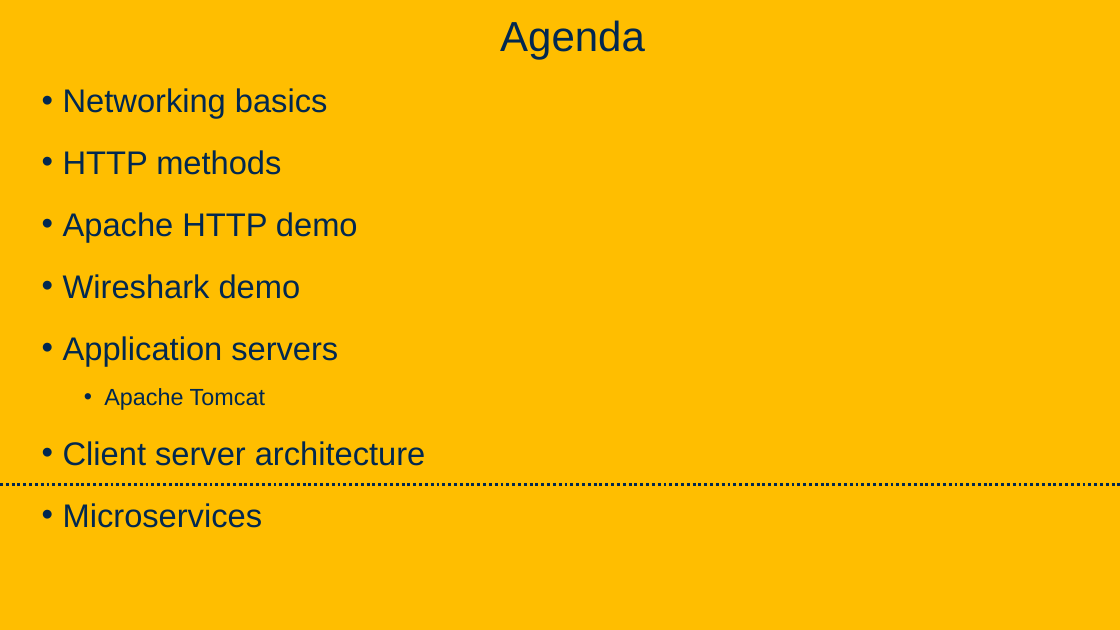
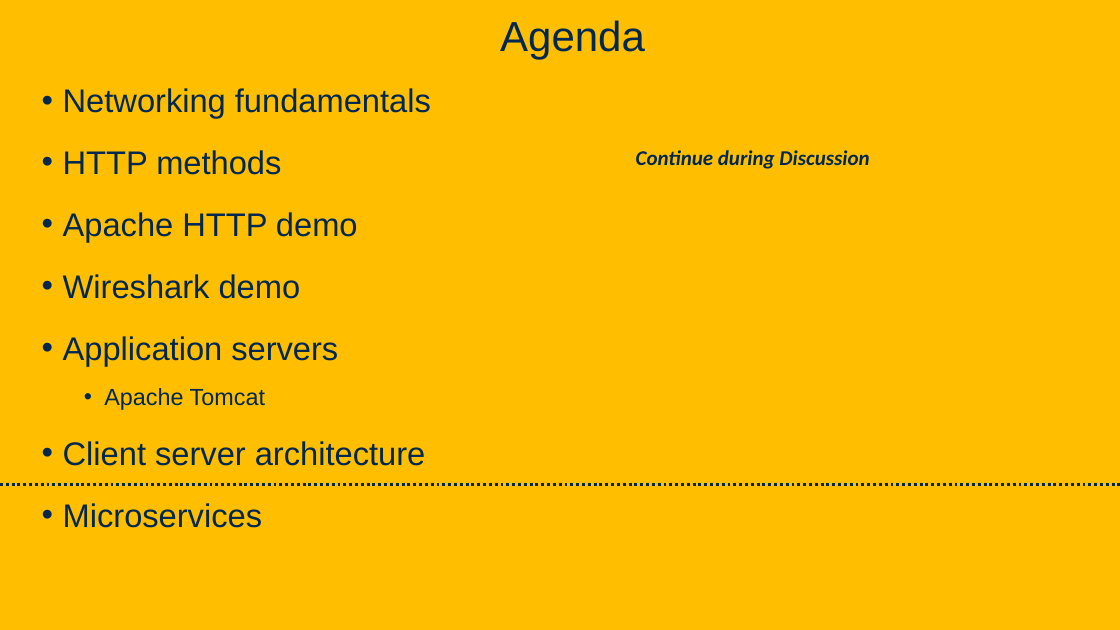
Before and after one commit to davsec-teaching/ECS160-Winter2025, a slide deck: slide 34 of slides/6_software_architecture.pptx. Drawn at 1120x630 pixels with LibreOffice and Linux fonts; fonts in the diff are those of the drawing; background and template pictures are left out. Boxes give left, top, right and bottom in pixels: in the first picture for what was removed or moved away, otherwise in the second. Text is boxed around its words. In the diff, an @@ line names an element or a change of style, - is before the commit and + after.

```diff
--- a/slides/6_software_architecture.pptx
+++ b/slides/6_software_architecture.pptx
@@ text at box(63, 88, 431, 118): text changed @@
-• Networking basics
+• Networking fundamentals
@@ text added at box(636, 150, 869, 169), 18 pt, text #022850, bold, italic @@
+Continue during Discussion
```
Also in this commit, not shown: 5 other slides changed, 5 slides added, 1 slide removed.
